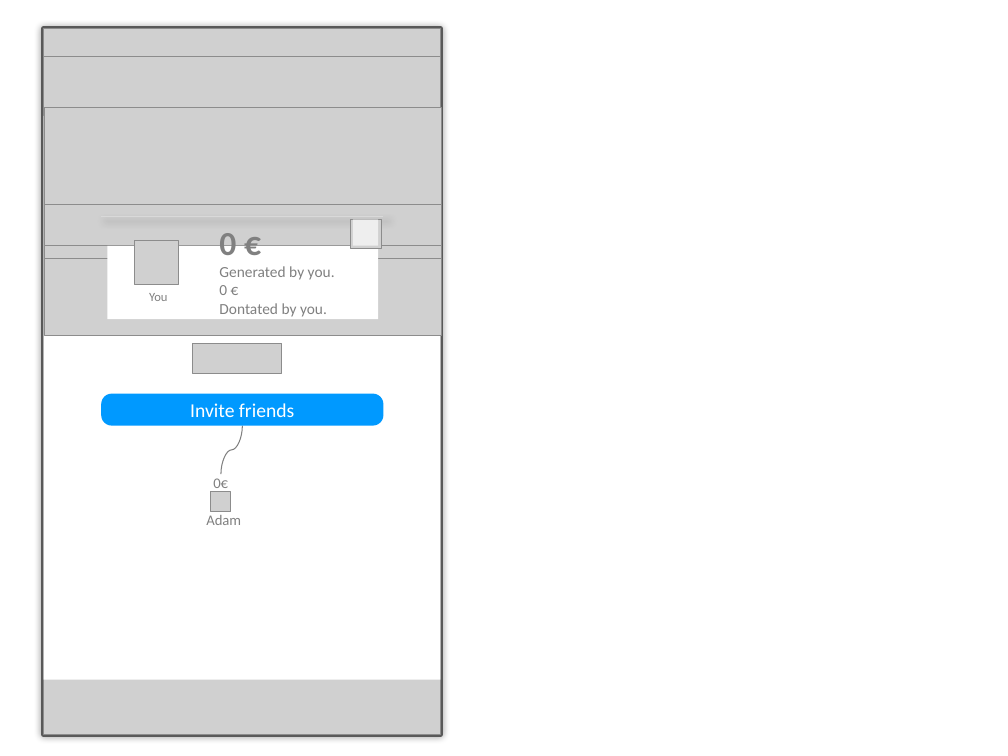
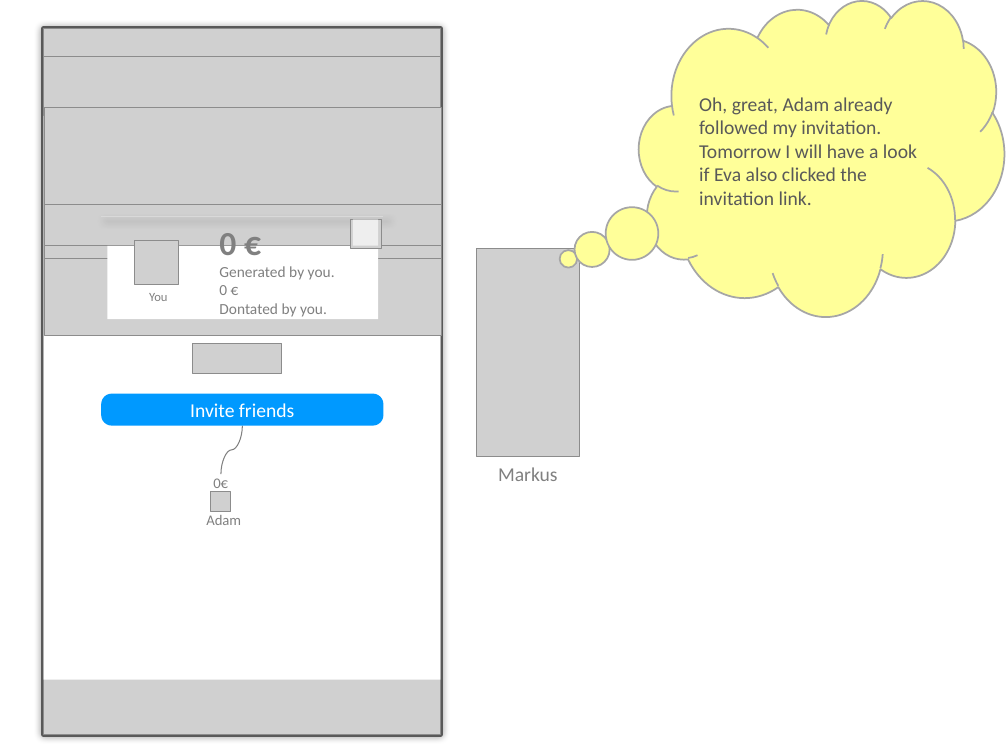
Before and after one commit to MoritzTheile/com.supeyou, a slide deck: slide 8 of com.supeyou.project/doc/SupeYou.pptx (slide 9 before the commit). Drawn at 1008x756 pixels with LibreOffice and Linux fonts; fonts in the diff are those of the drawing; grey boxes stand for pictures. Boxes give left, top, right and bottom in pixels: in the first picture for what was removed or moved away, otherwise in the second. Text is boxed around its words. In the diff, an @@ line names an element or a change of style, - is before the commit and + after.

```diff
--- a/com.supeyou.project/doc/SupeYou.pptx
+++ b/com.supeyou.project/doc/SupeYou.pptx
@@ thought cloud added at (639,0,1004,316), fill #FFFF99, outline #A6A6A6 1.25 pt, 14 pt, text #595959 @@
+Oh, great, Adam already followed my invitation.
+Tomorrow I will have a look if Eva also clicked the invitation link.
@@ picture added at (477,249,580,457) @@
@@ text added at (498,467,558,481), 14 pt, text #808080 @@
+Markus
```
Also in this commit, not shown: 12 other slides changed, 7 slides added, 6 slides removed, 1 other file.
